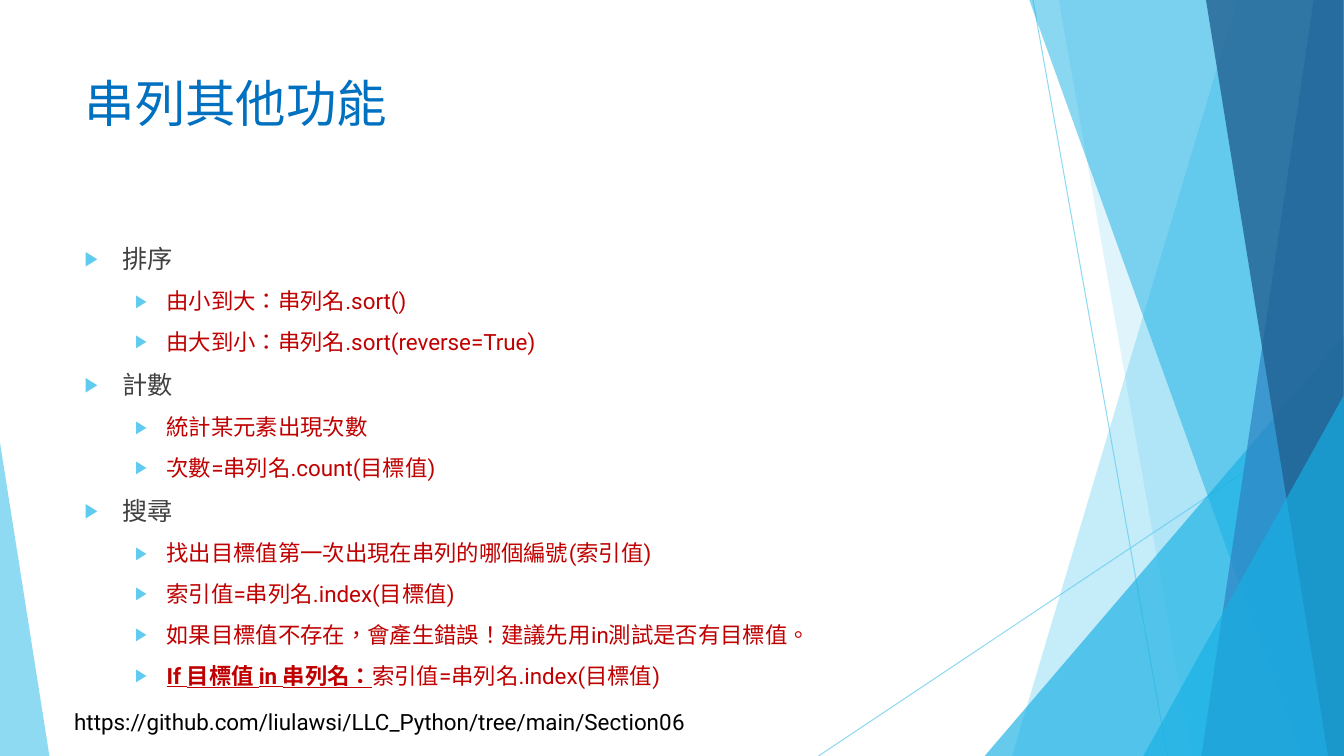
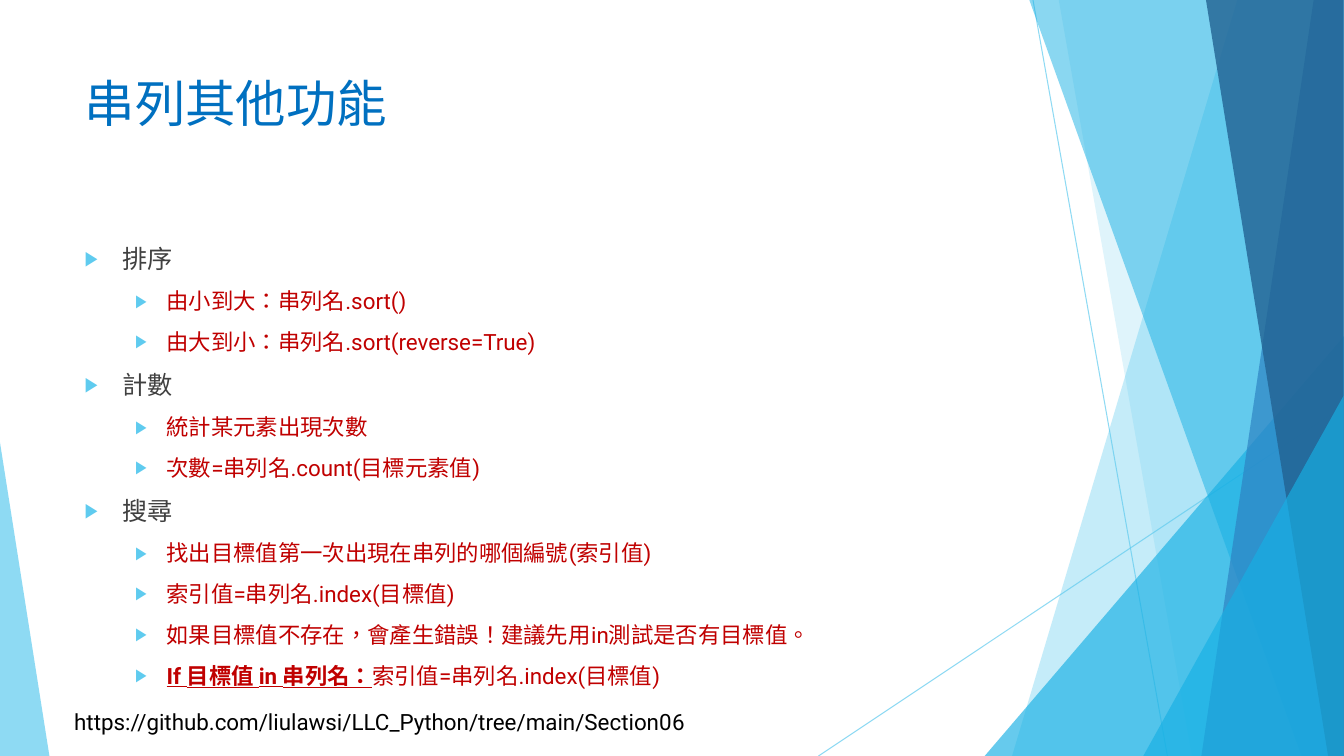
Before and after one commit to liulawsi/My_PPTs, a slide deck: slide 10 of LCC/Python/06_串列(List)一定要認識.pptx. Drawn at 1344x756 pixels with LibreOffice and Linux fonts; fonts in the diff are those of the drawing; background and template pictures are left out. Boxes give left, top, right and bottom in pixels: in the first picture for what was removed or moved away, otherwise in the second. Text is boxed around its words. In the diff, an @@ line names an element or a change of style, - is before the commit and + after.

```diff
--- a/LCC/Python/06_串列(List)一定要認識.pptx
+++ b/LCC/Python/06_串列(List)一定要認識.pptx
@@ text at (167,457,480,481): text changed @@
-  ▶ 次數=串列名.count(目標值)
+  ▶ 次數=串列名.count(目標元素值)
```
Also in this commit, not shown: 16 other slides changed, 20 slides added, 1 other file.
